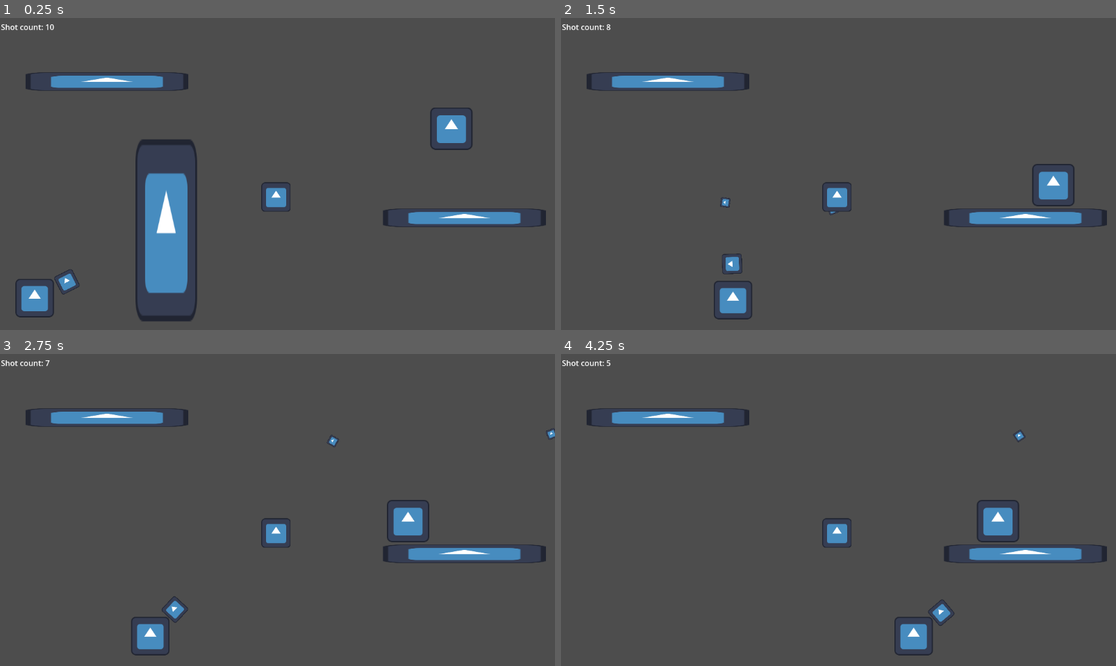
Above: before the commit, frames 1-4 (two rows, left to right).
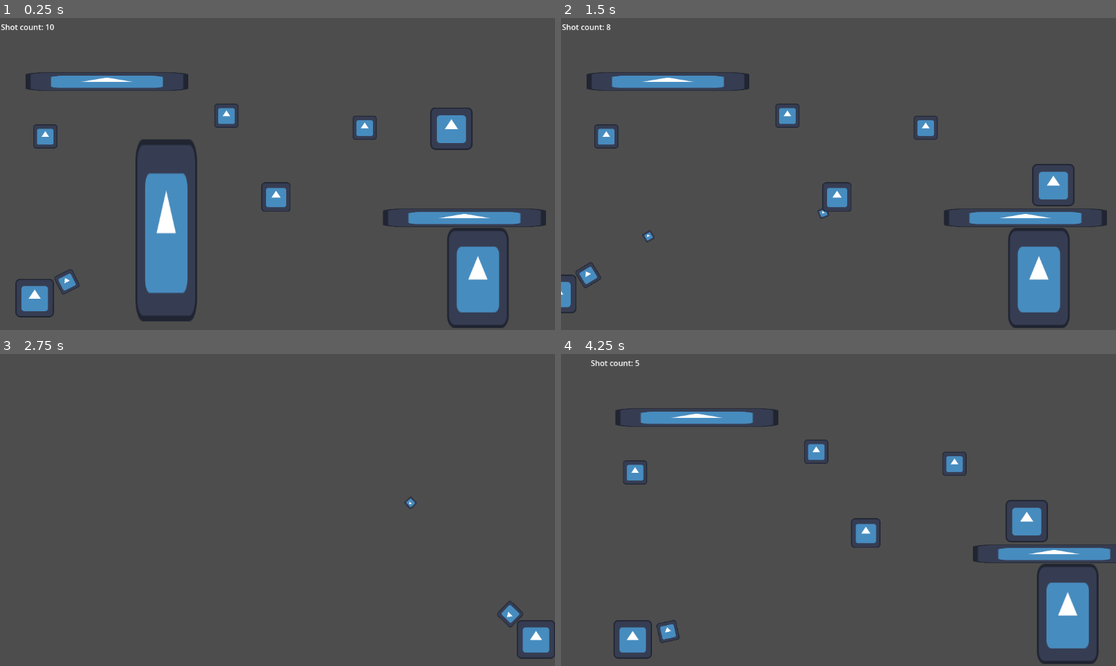
Above: after the commit, the same moments.

Repository: SpicyTime/ShotgunSam
Game: Godot game, scene res://scenes/game.tscn
The game is run twice, just before and just after one commit, with the same random seed, the same clock (stepped at 60 frames per second) and the same inputs. The engine's default icon, where the game draws it, is replaced by a stand-in: a white triangle on a blue panel in a dark square.
Inputs (mouse positions are in pixels of both pictures, inside the frame that each line leads up to):
- Up to frame 1 (0.25 s): no input
- Up to frame 2 (1.5 s): move the mouse to (960, 158) at 0.52 s; hold Right (move_right) from 0.53 s (still down); click (960, 158) at 0.6 s; tap Space (jump) at 0.77 s; move the mouse to (727, 189) at 1.27 s; click (727, 189) at 1.35 s
- Up to frame 3 (2.75 s): tap Space (jump) at 1.52 s; move the mouse to (333, 441) at 2.02 s; release Right (move_right) at 2.03 s; hold A (move_left) from 2.03 s (still down); click (333, 441) at 2.1 s
- Up to frame 4 (4.25 s): move the mouse to (810, 572) at 2.77 s; release A (move_left) at 2.78 s; hold Right (move_right) from 2.78 s (still down); click (810, 572) at 2.85 s; tap Space (jump) at 3.02, 3.77 s; move the mouse to (1005, 556) at 3.52 s; click (1005, 556) at 3.6 s

The runs differ from the first frame. In frame 1, 2.7% of the frame differs, in the area x 6-92%, y 27-100%; in frame 2, 3.8%; in frame 3, 4.5%; in frame 4, 7.4%, in the area x 0-100%, y 2-100%.

Commit message:
Added Targets That Connect To Locked Doors and improved player movement

Diff:
--- a/scenes/game.tscn
+++ b/scenes/game.tscn
@@ -1,13 +1,18 @@
-[gd_scene load_steps=11 format=3 uid="uid://bfaaj7vkg65bt"]
+[gd_scene load_steps=14 format=3 uid="uid://bfaaj7vkg65bt"]
 
 [ext_resource type="Script" path="res://scripts/game_manager.gd" id="1_a6aoq"]
+[ext_resource type="PackedScene" uid="uid://cflhhlsk3cfov" path="res://scenes/locked_obstacle.tscn" id="1_lch6n"]
 [ext_resource type="PackedScene" uid="uid://c2wa1ek2hr3xe" path="res://scenes/player.tscn" id="1_no7uu"]
 [ext_resource type="PackedScene" uid="uid://b53qsi8rbcsrf" path="res://scenes/platform.tscn" id="2_1yptp"]
 [ext_resource type="PackedScene" uid="uid://cfc30wcm4wluh" path="res://scenes/pickups.tscn" id="3_dkr2k"]
+[ext_resource type="PackedScene" uid="uid://cl0afurrjxhaj" path="res://scenes/target.tscn" id="3_ek2yq"]
 [ext_resource type="Script" path="res://scripts/camera.gd" id="4_kgiod"]
 [ext_resource type="PackedScene" uid="uid://c4ps67fhoww3f" path="res://scenes/enemy.tscn" id="5_n6iij"]
 [ext_resource type="PackedScene" uid="uid://c4m3jux0rnkhw" path="res://scenes/obstacle.tscn" id="6_ivjpc"]
 [ext_resource type="Texture2D" uid="uid://ckbjf8hvxphwk" path="res://icon.svg" id="7_wn1hw"]
+
+[sub_resource type="RectangleShape2D" id="RectangleShape2D_kf11w"]
+size = Vector2(128, 208)
 
 [sub_resource type="WorldBoundaryShape2D" id="WorldBoundaryShape2D_g37if"]
 distance = -301.0
@@ -16,6 +21,26 @@
 size = Vector2(126, 378)
 
 [node name="Game" type="Node2D"]
+
+[node name="Locked_Obstacle" parent="." instance=ExtResource("1_lch6n")]
+
+[node name="Sprite2D" type="Sprite2D" parent="Locked_Obstacle"]
+position = Vector2(416, 216)
+scale = Vector2(1, 1.625)
+texture = ExtResource("7_wn1hw")
+
+[node name="CollisionShape2D" type="CollisionShape2D" parent="Locked_Obstacle"]
+position = Vector2(416, 214)
+shape = SubResource("RectangleShape2D_kf11w")
+
+[node name="Target" parent="Locked_Obstacle" instance=ExtResource("3_ek2yq")]
+position = Vector2(-106, -121)
+
+[node name="Target2" parent="Locked_Obstacle" instance=ExtResource("3_ek2yq")]
+position = Vector2(-482, -78)
+
+[node name="Target3" parent="Locked_Obstacle" instance=ExtResource("3_ek2yq")]
+position = Vector2(181, -96)
 
 [node name="Pickups" type="Node" parent="."]
 
@@ -52,6 +77,7 @@
 position = Vector2(-504, 229)
 
 [node name="StaticBody2D" type="StaticBody2D" parent="."]
+position = Vector2(76, 7)
 
 [node name="CollisionShape2D" type="CollisionShape2D" parent="StaticBody2D"]
 position = Vector2(-10, 17)
--- a/scenes/kill_zone.tscn
+++ b/scenes/kill_zone.tscn
@@ -5,4 +5,5 @@
 [node name="kill_zone" type="Area2D"]
 script = ExtResource("1_6w36w")
 
+[connection signal="area_shape_entered" from="." to="." method="_on_area_shape_entered"]
 [connection signal="body_entered" from="." to="." method="_on_body_entered"]
--- /dev/null
+++ b/scenes/locked_obstacle.tscn
@@ -0,0 +1,6 @@
+[gd_scene load_steps=2 format=3 uid="uid://cflhhlsk3cfov"]
+
+[ext_resource type="Script" path="res://scripts/locked_obstacle.gd" id="1_2lcgm"]
+
+[node name="Locked_Obstacle" type="StaticBody2D"]
+script = ExtResource("1_2lcgm")
--- /dev/null
+++ b/scenes/target.tscn
@@ -0,0 +1,19 @@
+[gd_scene load_steps=4 format=3 uid="uid://cl0afurrjxhaj"]
+
+[ext_resource type="Script" path="res://scripts/target.gd" id="1_bn3nj"]
+[ext_resource type="Texture2D" uid="uid://ckbjf8hvxphwk" path="res://icon.svg" id="2_1be51"]
+
+[sub_resource type="CircleShape2D" id="CircleShape2D_5p7xu"]
+radius = 30.0
+
+[node name="Target" type="Area2D"]
+script = ExtResource("1_bn3nj")
+
+[node name="Sprite2D" type="Sprite2D" parent="."]
+scale = Vector2(0.390625, 0.390625)
+texture = ExtResource("2_1be51")
+
+[node name="CollisionShape2D" type="CollisionShape2D" parent="."]
+shape = SubResource("CircleShape2D_5p7xu")
+
+[connection signal="tree_exiting" from="." to="." method="_on_tree_exiting"]
--- a/scripts/bullet.gd
+++ b/scripts/bullet.gd
@@ -1,7 +1,7 @@
 extends CharacterBody2D
 
 @export var SPEED = 200
-@onready var dewpawn_timer: Timer = $despawn_timer
+@onready var despawn_timer: Timer = $despawn_timer
 var dir: Vector2
 var spawn_pos: Vector2
 var spawn_rot: float
@@ -9,7 +9,7 @@
 func _ready():
 	global_position = spawn_pos
 	global_rotation = spawn_rot
-	dewpawn_timer.start()
+	despawn_timer.start()
 
 func _physics_process(_delta: float) -> void:
 	velocity = dir * SPEED
--- a/scripts/kill_zone.gd
+++ b/scripts/kill_zone.gd
@@ -5,7 +5,14 @@
 
 
 func _on_body_entered(body: Node2D) -> void:
+	print(body)
 	if body == player:
 		get_tree().reload_current_scene()
-	elif body is CharacterBody2D and body != kill_zone or body.has_method("is_obstacle"):
+	elif body is CharacterBody2D and body != kill_zone:
 		body.queue_free()
+	elif body.has_method("is_obstacle"):
+		body.queue_free()
+
+func _on_area_shape_entered(_area_rid: RID, area: Area2D, _area_shape_index: int, _local_shape_index: int) -> void:
+	if area.has_signal("target_hit"):
+		area.queue_free()
--- /dev/null
+++ b/scripts/locked_obstacle.gd
@@ -0,0 +1,20 @@
+extends StaticBody2D
+
+var linked_targets: Array[Area2D]
+# Called when the node enters the scene tree for the first time.
+func _ready() -> void:
+	for child in get_children():
+		if child.has_signal("target_hit"):
+			child.target_hit.connect(_on_target_hit)
+
+			linked_targets.append(child)
+
+
+# Called every frame. 'delta' is the elapsed time since the previous frame.
+func _process(_delta: float) -> void:
+	pass
+func _on_target_hit(target: Area2D):
+	if target in linked_targets:
+		linked_targets.erase(target)
+	if not linked_targets.size():
+		queue_free()
--- a/scripts/player.gd
+++ b/scripts/player.gd
@@ -26,7 +26,6 @@
 	# Handle jump.
 	if Input.is_action_just_pressed("jump") and is_on_floor():
 		velocity.y = JUMP_VELOCITY
-	direction = Input.get_axis("move_left", "move_right")
 	if Input.is_action_just_pressed("shoot"):
 		if current_shot_count <= 0:
 			current_shot_count = MAX_SHOT_COUNT
@@ -47,10 +46,7 @@
 
 	handle_input()
 
-
-	if direction:
-		velocity.x = direction * SPEED
-	elif is_on_floor():
+	if is_on_floor():
 		velocity.x = move_toward(velocity.x, 0, SPEED)
 
 	move_and_slide()
--- /dev/null
+++ b/scripts/target.gd
@@ -0,0 +1,19 @@
+extends Area2D
+var linked_body: Node2D
+signal target_hit(target)
+func link(body: Node2D):
+	linked_body = body
+func destroy():
+	target_hit.emit(self)
+# Called when the node enters the scene tree for the first time.
+func _ready() -> void:
+	pass # Replace with function body.
+
+
+# Called every frame. 'delta' is the elapsed time since the previous frame.
+func _process(delta: float) -> void:
+	pass
+
+
+func _on_tree_exiting() -> void:
+	destroy()
